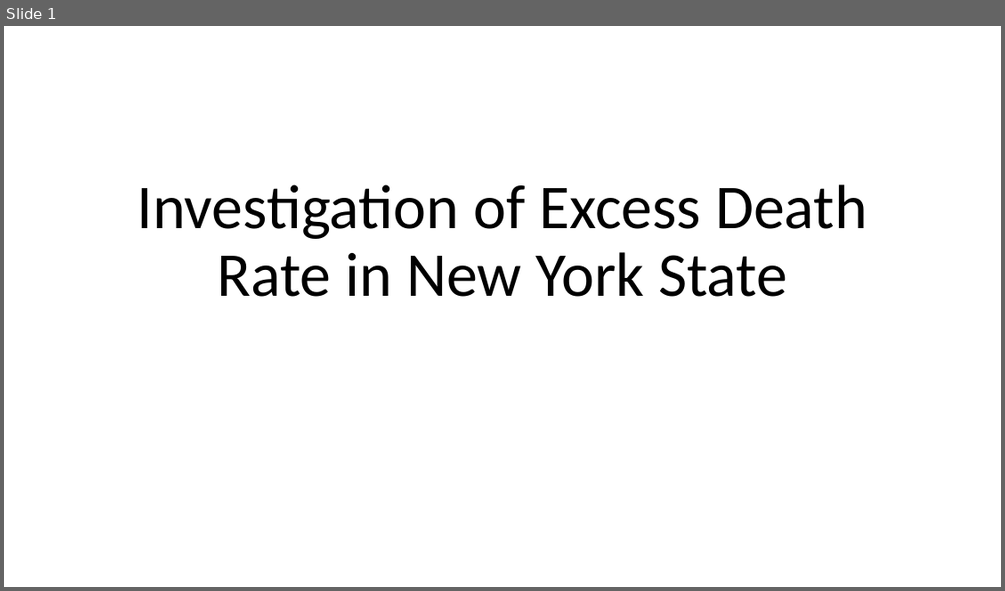
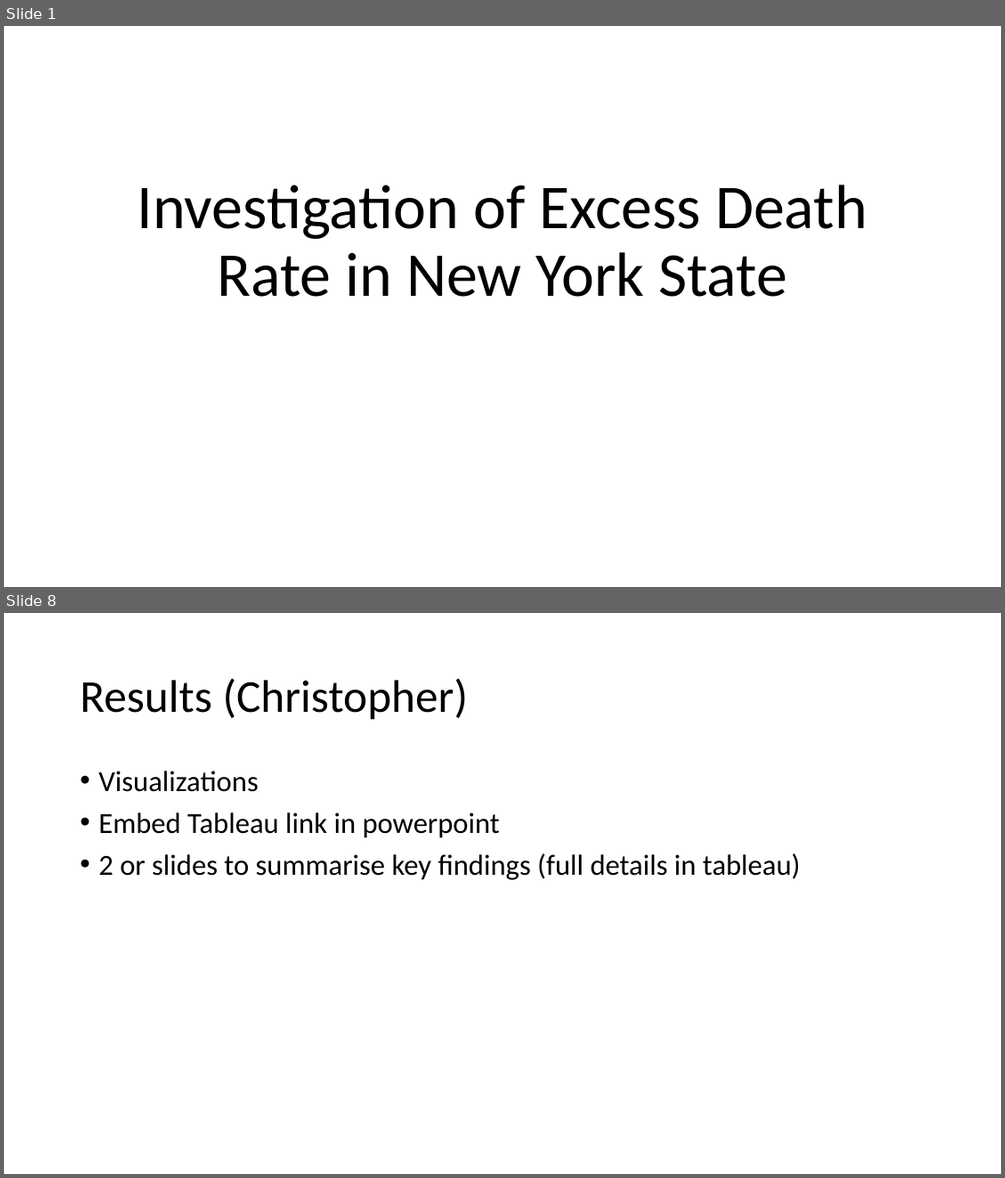
Before and after one commit to Kevin-C3923/Life_Expectancy_Analytics, a slide deck: Dashboard/Dashboard.pptx. Shown one above the other, each under a label of ours: slide 1 before the commit, slides 1 and 8 after it; the slides between them are not shown. The pictures are 1005x591 and 1005x1178 pixels, drawn with LibreOffice and Linux fonts; fonts in the diff are those of the drawing. Boxes give left, top, right and bottom in pixels: in the first picture for what was removed or moved away, otherwise in the second. Text is boxed around its words. In the diff, an @@ line names an element or a change of style, - is before the commit and + after.

```diff
--- a/Dashboard/Dashboard.pptx
+++ b/Dashboard/Dashboard.pptx
@@ slide 8 added at box(4, 613, 1001, 1174), background #FFFFFF @@
@@ title added at box(80, 678, 469, 720), 44 pt, text #000000 @@
+Results (Christopher)
@@ text added at box(98, 771, 801, 880), 28 pt, text #000000 @@
+• Visualizations
+• Embed Tableau link in powerpoint
+• 2 or slides to summarise key findings (full details in tableau)
```
Also in this commit, not shown: 5 slides changed, 3 other slides added, 3 slides removed.
